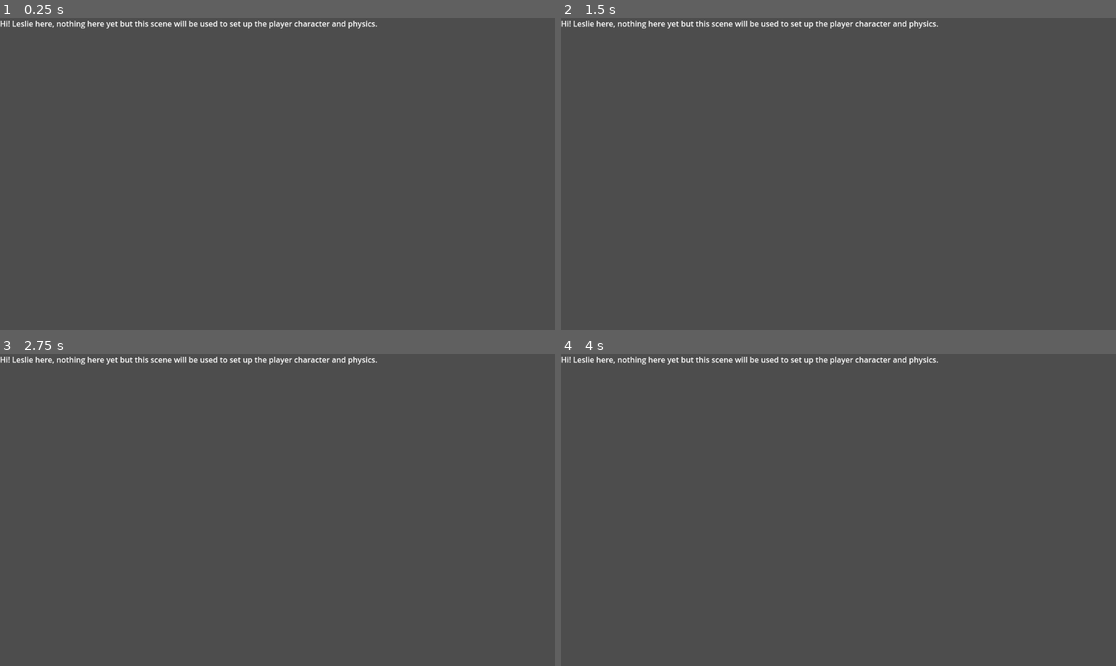
Above: before the commit, frames 1-4 (two rows, left to right).
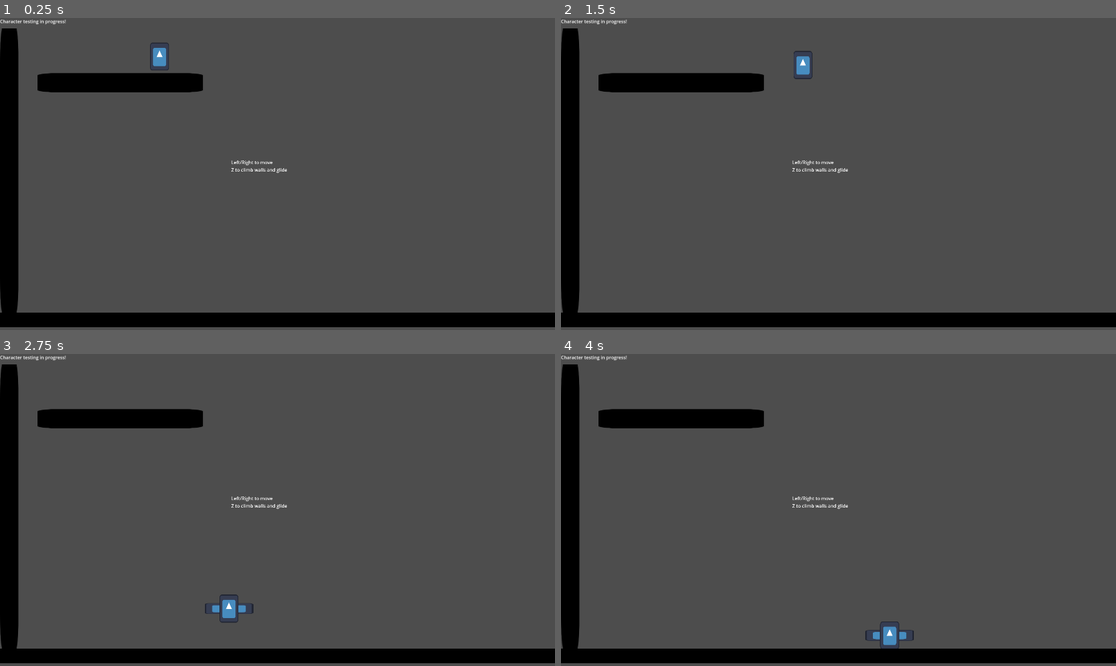
Above: after the commit, the same moments.

Repository: SIFZapata/PowerUp2024
Game: Godot game, scene res://character_test.tscn
Same seed, same stepped clock (60 frames per second), same inputs: the game is played once before the commit and once after it. Before the commit the project has no main scene; this scene is started directly in both runs. The engine's default icon, where the game draws it, is replaced by a stand-in: a white triangle on a blue panel in a dark square.
Inputs:
- Up to frame 1 (0.25 s): no input
- Up to frame 2 (1.5 s): hold Z (action_1, bound only after the commit) 0.53-1.28 s; hold Right (right, bound only after the commit) from 0.53 s (still down); tap Z (action_1, bound only after the commit) at 1.35 s
- Up to frame 3 (2.75 s): release Right (right, bound only after the commit) at 2.03 s; hold Left (left, bound only after the commit) from 2.03 s (still down); hold Z (action_1, bound only after the commit) from 2.03 s (still down)
- Up to frame 4 (4 s): release Left (left, bound only after the commit) at 2.78 s; release Z (action_1, bound only after the commit) at 2.78 s; hold Right (right, bound only after the commit) from 2.78 s (still down); tap Z (action_1, bound only after the commit) at 2.85 s; hold Z (action_1, bound only after the commit) from 3.53 s (still down)

The runs differ from the first frame. In frame 1, 11% of the frame differs, in the area x 0-100%, y 0-100%; in frame 2, 11%; in frame 3, 11%; in frame 4, 11%.

Commit message:
Added basic character controller
Added a character controller with climbing/gliding to the character test scene and some basic geometry

Diff:
--- /dev/null
+++ b/PlayerMovement.gd
@@ -0,0 +1,38 @@
+extends CharacterBody2D
+
+
+const SPEED = 300.0
+const JUMP_VELOCITY = -400.0
+var gravity = Vector2(0,980)
+var slowfallGravity = Vector2(0,40)
+
+
+func _physics_process(delta: float) -> void:
+	# Add the gravity.
+	if not is_on_floor() and not is_on_wall():
+		if Input.is_action_pressed("action_1"):
+			velocity += slowfallGravity * delta
+			$WingsSprite.visible = true
+		else:
+			velocity += gravity * delta
+			$WingsSprite.visible = false
+
+	# Handle jump.
+	#if Input.is_action_just_pressed("action_1") and is_on_floor():
+		#velocity.y = JUMP_VELOCITY
+
+	if is_on_wall():
+		if Input.is_action_pressed("action_1"):
+			velocity.y = JUMP_VELOCITY/2
+		else:
+			velocity += gravity * delta
+
+	# Get the input direction and handle the movement/deceleration.
+	# As good practice, you should replace UI actions with custom gameplay actions.
+	var direction := Input.get_axis("left", "right")
+	if direction:
+		velocity.x = direction * SPEED
+	else:
+		velocity.x = move_toward(velocity.x, 0, SPEED)
+
+	move_and_slide()
--- a/character_test.tscn
+++ b/character_test.tscn
@@ -1,8 +1,77 @@
-[gd_scene format=3 uid="uid://c58mgi6lbhled"]
+[gd_scene load_steps=5 format=3 uid="uid://c58mgi6lbhled"]
+
+[ext_resource type="Script" path="res://PlayerMovement.gd" id="1_8qbqi"]
+[ext_resource type="Texture2D" uid="uid://culampgt06wms" path="res://icon.svg" id="1_wuj4c"]
+
+[sub_resource type="CapsuleShape2D" id="CapsuleShape2D_aon5n"]
+radius = 7.28354
+
+[sub_resource type="RectangleShape2D" id="RectangleShape2D_d5rr2"]
+size = Vector2(128, 128)
 
 [node name="CharacterTest" type="Node2D"]
 
 [node name="Label" type="Label" parent="."]
 offset_right = 135.0
 offset_bottom = 70.0
-text = "Hi! Leslie here, nothing here yet but this scene will be used to set up the player character and physics. "
+text = "Character testing in progress!"
+
+[node name="Label2" type="Label" parent="."]
+offset_left = 800.0
+offset_top = 488.0
+offset_right = 1029.0
+offset_bottom = 558.0
+text = "Left/Right to move
+Z to climb walls and glide"
+
+[node name="CharacterBody2D" type="CharacterBody2D" parent="."]
+position = Vector2(552, 101)
+scale = Vector2(3.29511, 3.01898)
+script = ExtResource("1_8qbqi")
+
+[node name="WingsSprite" type="Sprite2D" parent="CharacterBody2D"]
+scale = Vector2(0.399034, 0.0982375)
+texture = ExtResource("1_wuj4c")
+
+[node name="Sprite2D" type="Sprite2D" parent="CharacterBody2D"]
+position = Vector2(-1.90735e-06, 0)
+scale = Vector2(0.15625, 0.25)
+texture = ExtResource("1_wuj4c")
+
+[node name="CollisionShape2D" type="CollisionShape2D" parent="CharacterBody2D"]
+shape = SubResource("CapsuleShape2D_aon5n")
+
+[node name="LevelGeometry" type="Node2D" parent="."]
+
+[node name="StaticBody2D" type="StaticBody2D" parent="LevelGeometry"]
+position = Vector2(416, 224)
+scale = Vector2(4.47999, 0.519999)
+
+[node name="Sprite2D" type="Sprite2D" parent="LevelGeometry/StaticBody2D"]
+modulate = Color(0, 0, 0, 1)
+texture = ExtResource("1_wuj4c")
+
+[node name="CollisionShape2D" type="CollisionShape2D" parent="LevelGeometry/StaticBody2D"]
+shape = SubResource("RectangleShape2D_d5rr2")
+
+[node name="StaticBody2D2" type="StaticBody2D" parent="LevelGeometry"]
+position = Vector2(938, 1045)
+scale = Vector2(20.12, 0.399999)
+
+[node name="Sprite2D" type="Sprite2D" parent="LevelGeometry/StaticBody2D2"]
+modulate = Color(0, 0, 0, 1)
+texture = ExtResource("1_wuj4c")
+
+[node name="CollisionShape2D" type="CollisionShape2D" parent="LevelGeometry/StaticBody2D2"]
+shape = SubResource("RectangleShape2D_d5rr2")
+
+[node name="StaticBody2D3" type="StaticBody2D" parent="LevelGeometry"]
+position = Vector2(32, 528)
+scale = Vector2(0.499206, 7.68245)
+
+[node name="Sprite2D" type="Sprite2D" parent="LevelGeometry/StaticBody2D3"]
+modulate = Color(0, 0, 0, 1)
+texture = ExtResource("1_wuj4c")
+
+[node name="CollisionShape2D" type="CollisionShape2D" parent="LevelGeometry/StaticBody2D3"]
+shape = SubResource("RectangleShape2D_d5rr2")
--- a/project.godot
+++ b/project.godot
@@ -11,8 +11,46 @@
 [application]
 
 config/name="PowerUp2024"
+run/main_scene="res://character_test.tscn"
 config/features=PackedStringArray("4.3", "GL Compatibility")
 config/icon="res://icon.svg"
+
+[display]
+
+window/size/viewport_width=1920
+window/size/viewport_height=1080
+
+[input]
+
+left={
+"deadzone": 0.5,
+"events": [Object(InputEventKey,"resource_local_to_scene":false,"resource_name":"","device":-1,"window_id":0,"alt_pressed":false,"shift_pressed":false,"ctrl_pressed":false,"meta_pressed":false,"pressed":false,"keycode":0,"physical_keycode":4194319,"key_label":0,"unicode":0,"location":0,"echo":false,"script":null)
+, Object(InputEventJoypadMotion,"resource_local_to_scene":false,"resource_name":"","device":-1,"axis":0,"axis_value":-1.0,"script":null)
+, Object(InputEventJoypadButton,"resource_local_to_scene":false,"resource_name":"","device":-1,"button_index":13,"pressure":0.0,"pressed":true,"script":null)
+, Object(InputEventKey,"resource_local_to_scene":false,"resource_name":"","device":-1,"window_id":0,"alt_pressed":false,"shift_pressed":false,"ctrl_pressed":false,"meta_pressed":false,"pressed":false,"keycode":0,"physical_keycode":65,"key_label":0,"unicode":97,"location":0,"echo":false,"script":null)
+]
+}
+right={
+"deadzone": 0.5,
+"events": [Object(InputEventKey,"resource_local_to_scene":false,"resource_name":"","device":-1,"window_id":0,"alt_pressed":false,"shift_pressed":false,"ctrl_pressed":false,"meta_pressed":false,"pressed":false,"keycode":0,"physical_keycode":4194321,"key_label":0,"unicode":0,"location":0,"echo":false,"script":null)
+, Object(InputEventJoypadMotion,"resource_local_to_scene":false,"resource_name":"","device":-1,"axis":0,"axis_value":1.0,"script":null)
+, Object(InputEventJoypadButton,"resource_local_to_scene":false,"resource_name":"","device":-1,"button_index":14,"pressure":0.0,"pressed":true,"script":null)
+, Object(InputEventKey,"resource_local_to_scene":false,"resource_name":"","device":-1,"window_id":0,"alt_pressed":false,"shift_pressed":false,"ctrl_pressed":false,"meta_pressed":false,"pressed":false,"keycode":0,"physical_keycode":68,"key_label":0,"unicode":100,"location":0,"echo":false,"script":null)
+]
+}
+action_1={
+"deadzone": 0.5,
+"events": [Object(InputEventKey,"resource_local_to_scene":false,"resource_name":"","device":-1,"window_id":0,"alt_pressed":false,"shift_pressed":false,"ctrl_pressed":false,"meta_pressed":false,"pressed":false,"keycode":0,"physical_keycode":90,"key_label":0,"unicode":122,"location":0,"echo":false,"script":null)
+, Object(InputEventJoypadButton,"resource_local_to_scene":false,"resource_name":"","device":-1,"button_index":0,"pressure":0.0,"pressed":true,"script":null)
+, Object(InputEventKey,"resource_local_to_scene":false,"resource_name":"","device":-1,"window_id":0,"alt_pressed":false,"shift_pressed":false,"ctrl_pressed":false,"meta_pressed":false,"pressed":false,"keycode":0,"physical_keycode":32,"key_label":0,"unicode":32,"location":0,"echo":false,"script":null)
+]
+}
+action_2={
+"deadzone": 0.5,
+"events": [Object(InputEventKey,"resource_local_to_scene":false,"resource_name":"","device":-1,"window_id":0,"alt_pressed":false,"shift_pressed":false,"ctrl_pressed":false,"meta_pressed":false,"pressed":false,"keycode":0,"physical_keycode":88,"key_label":0,"unicode":120,"location":0,"echo":false,"script":null)
+, Object(InputEventJoypadButton,"resource_local_to_scene":false,"resource_name":"","device":-1,"button_index":2,"pressure":0.0,"pressed":true,"script":null)
+]
+}
 
 [rendering]
 
Not shown: 1 places in MichaelaTestAnim.tscn that only renumber resources
